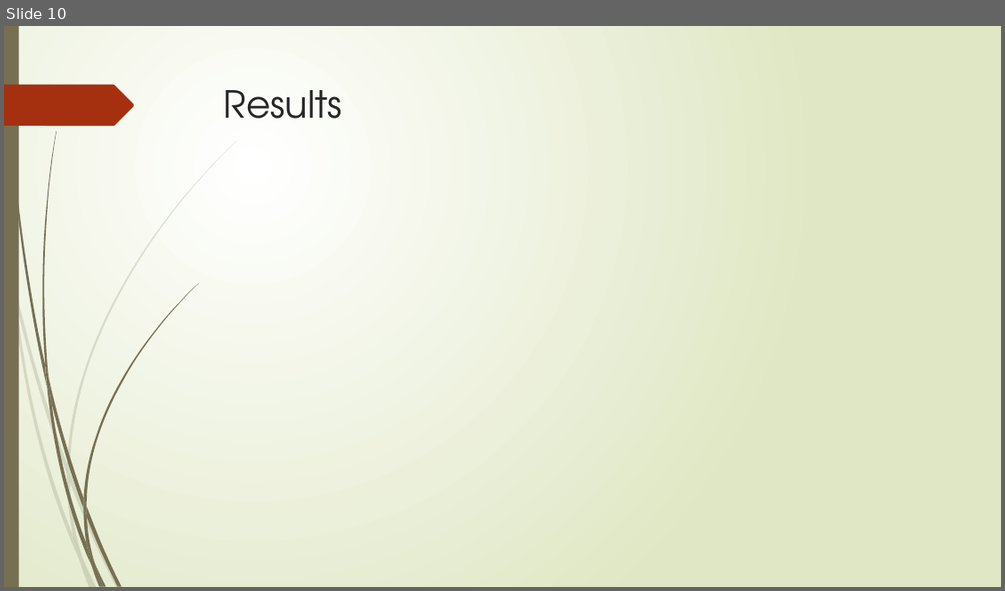
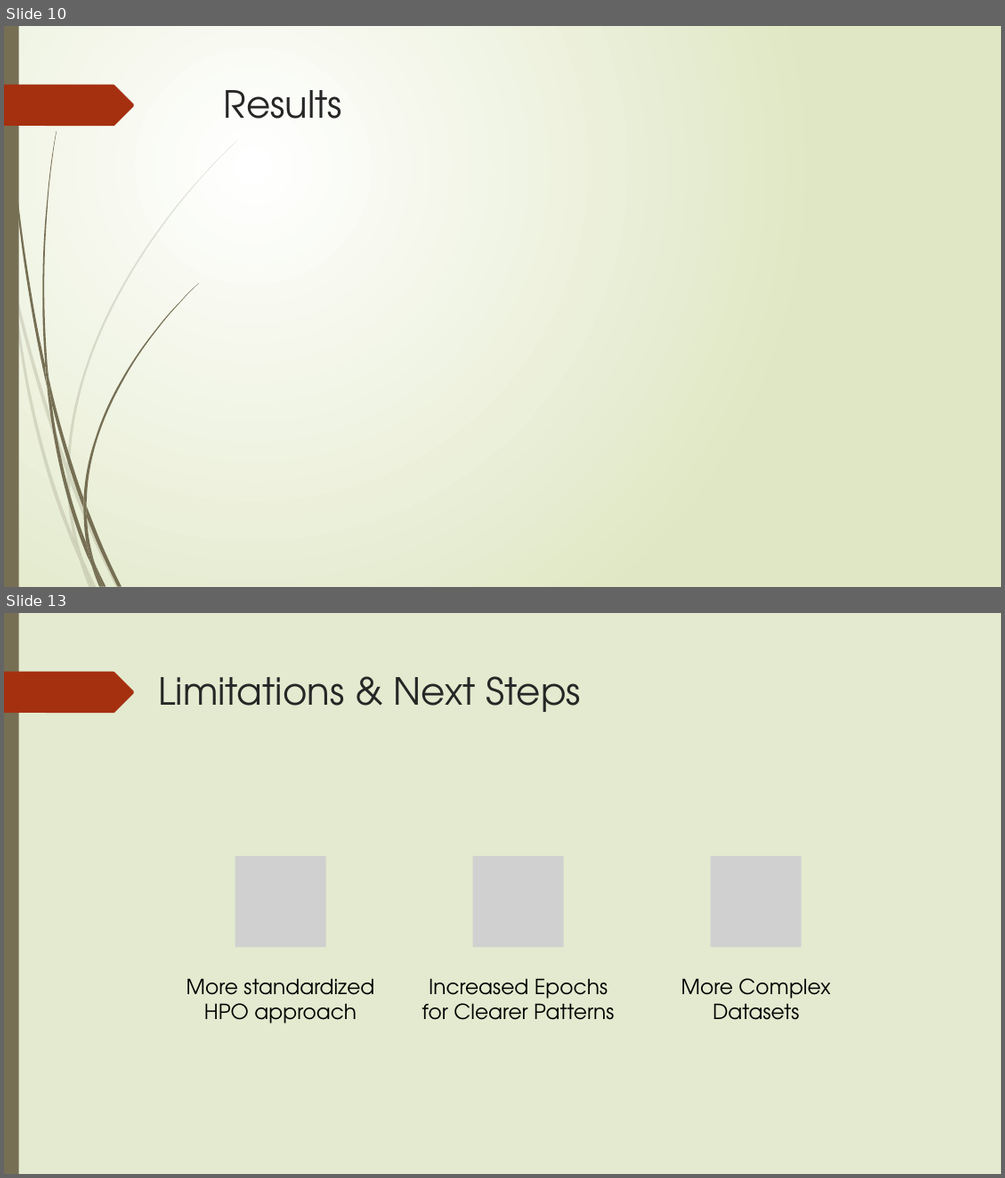
Before and after one commit to yaofu-yang/aigc-5500-midterm-project, a slide deck: slides/midterm-slides.pptx. Shown one above the other, each under a label of ours: slide 10 before the commit, slides 10 and 13 after it; the slides between them are not shown. The pictures are 1005x591 and 1005x1178 pixels, drawn with LibreOffice and Linux fonts; fonts in the diff are those of the drawing; grey boxes stand for pictures. Boxes give left, top, right and bottom in pixels: in the first picture for what was removed or moved away, otherwise in the second. Text is boxed around its words. In the diff, an @@ line names an element or a change of style, - is before the commit and + after.

Commit message:
Adds Presentation Slides for Andy
Adds presentation slides for the introduction, Dataset, Model Architecture,
Limitations and Next Steps, References, and Questions.

```diff
--- a/slides/midterm-slides.pptx
+++ b/slides/midterm-slides.pptx
@@ slide 13 added at [4,613,1001,1174], background gradient #FFFFFF to #DFE8C4; not listed: 10 template elements that a slide beside it also shows @@
@@ rectangle added at [4,613,1001,1174], fill #E3EACF @@
@@ rectangle added at [4,613,19,1174], fill #766F54 @@
@@ freeform shape added at [4,672,134,713], fill #A53010 @@
@@ title added at [158,676,581,712], 36 pt, text #262626 @@
+Limitations & Next Steps
@@ group added at [186,856,830,1023]: 3 pictures, 3 texts @@
+More standardized HPO approach
+Increased Epochs for Clearer Patterns
+More Complex Datasets
```
Also in this commit, not shown: 2 slides changed, 5 other slides added, 5 slides removed, 1 other file.
